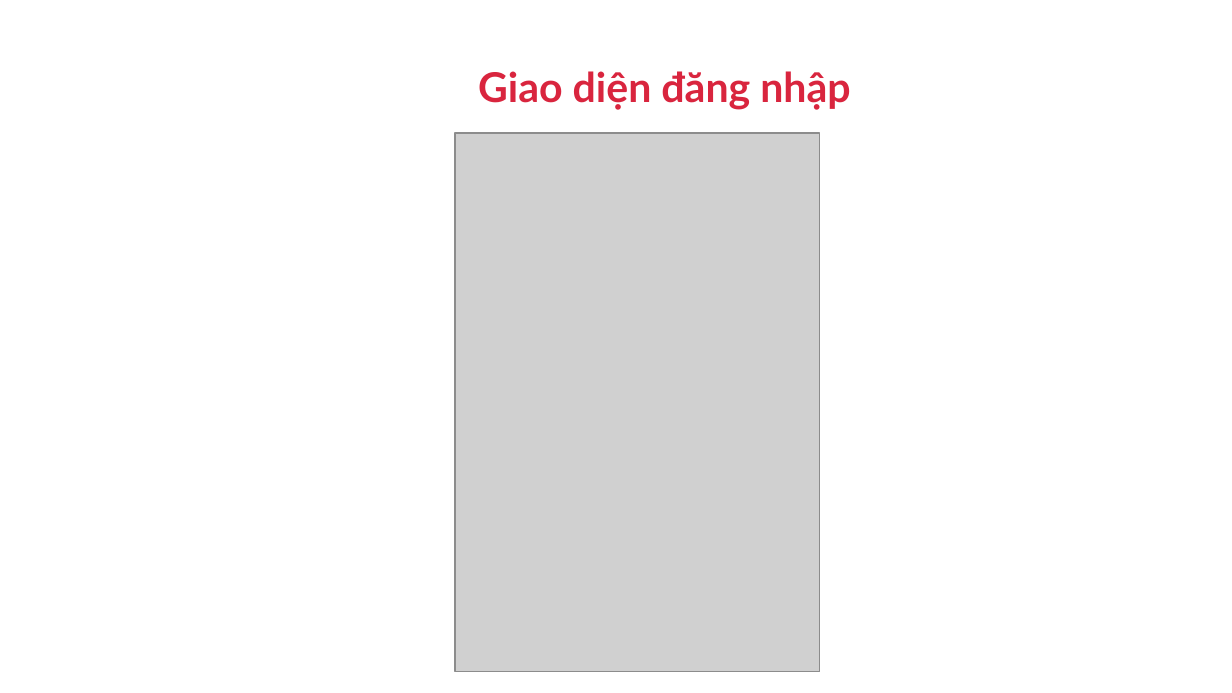
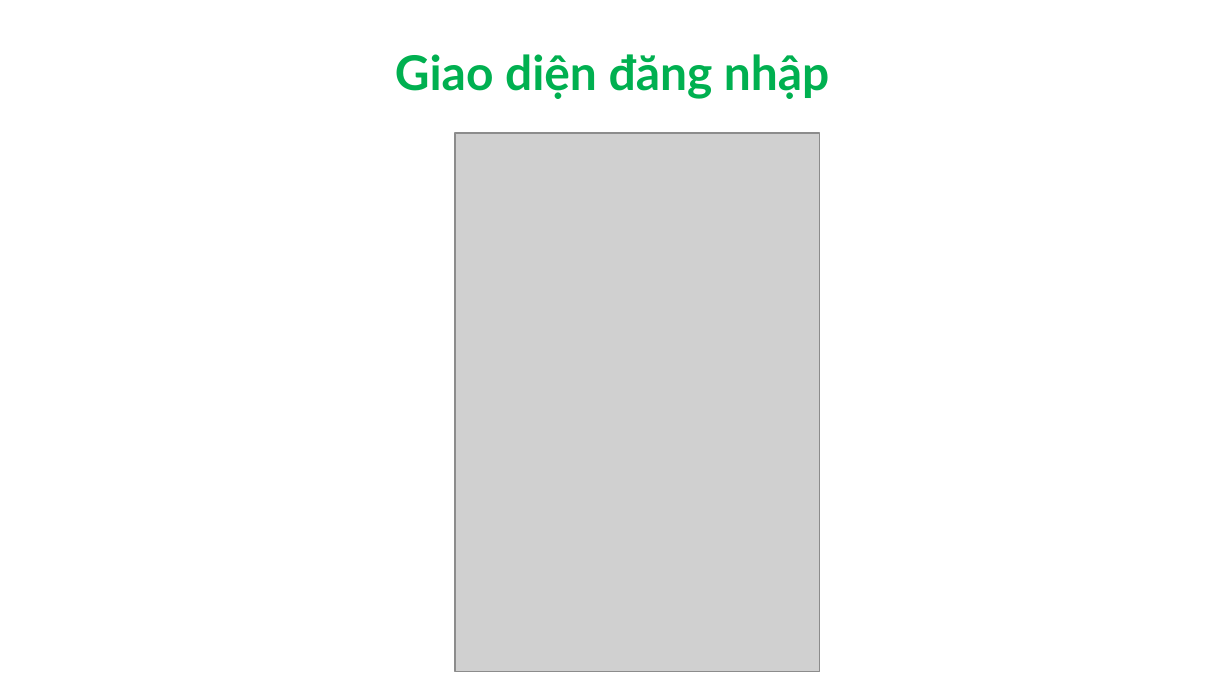
Before and after one commit to mni-linh/Report-Subject-Windows-programming, a slide deck: slide 10 of FileBaoCao/SlideTrinhChieu.pptx. Drawn at 1232x693 pixels with LibreOffice and Linux fonts; fonts in the diff are those of the drawing; grey boxes stand for pictures; background and template pictures are left out. Boxes give left, top, right and bottom in pixels: in the first picture for what was removed or moved away, otherwise in the second. Text is boxed around its words. In the diff, an @@ line names an element or a change of style, - is before the commit and + after.

```diff
--- a/FileBaoCao/SlideTrinhChieu.pptx
+++ b/FileBaoCao/SlideTrinhChieu.pptx
@@ text "Giao diện đăng nhập": place and size @@
-text "Giao diện đăng nhập" at box(478, 71, 850, 110)
+text "Giao diện đăng nhập" at box(395, 54, 829, 99)
@@ text "Giao diện đăng nhập" at box(395, 54, 829, 99): size 24 to 28 pt, text colour #D9253E to #00B050 @@
```
Also in this commit, not shown: 1 other slide changed, 1 other file.
